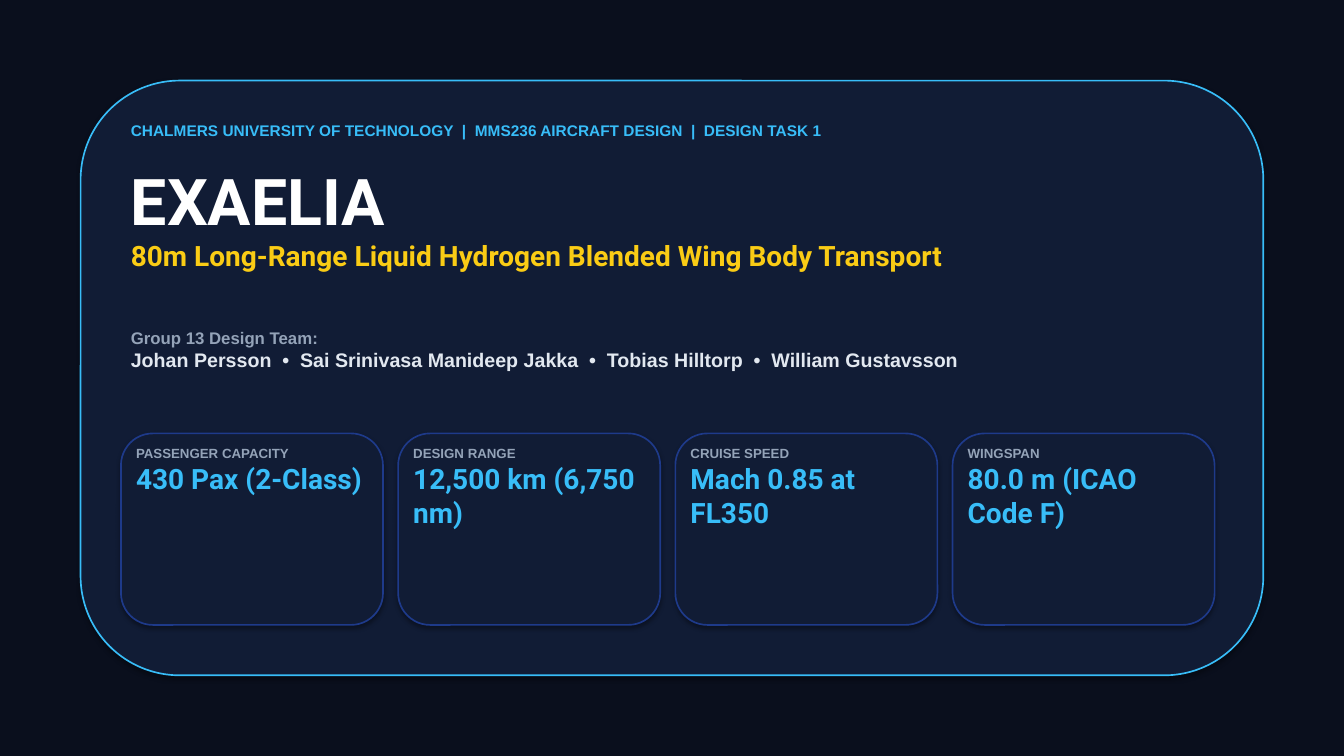
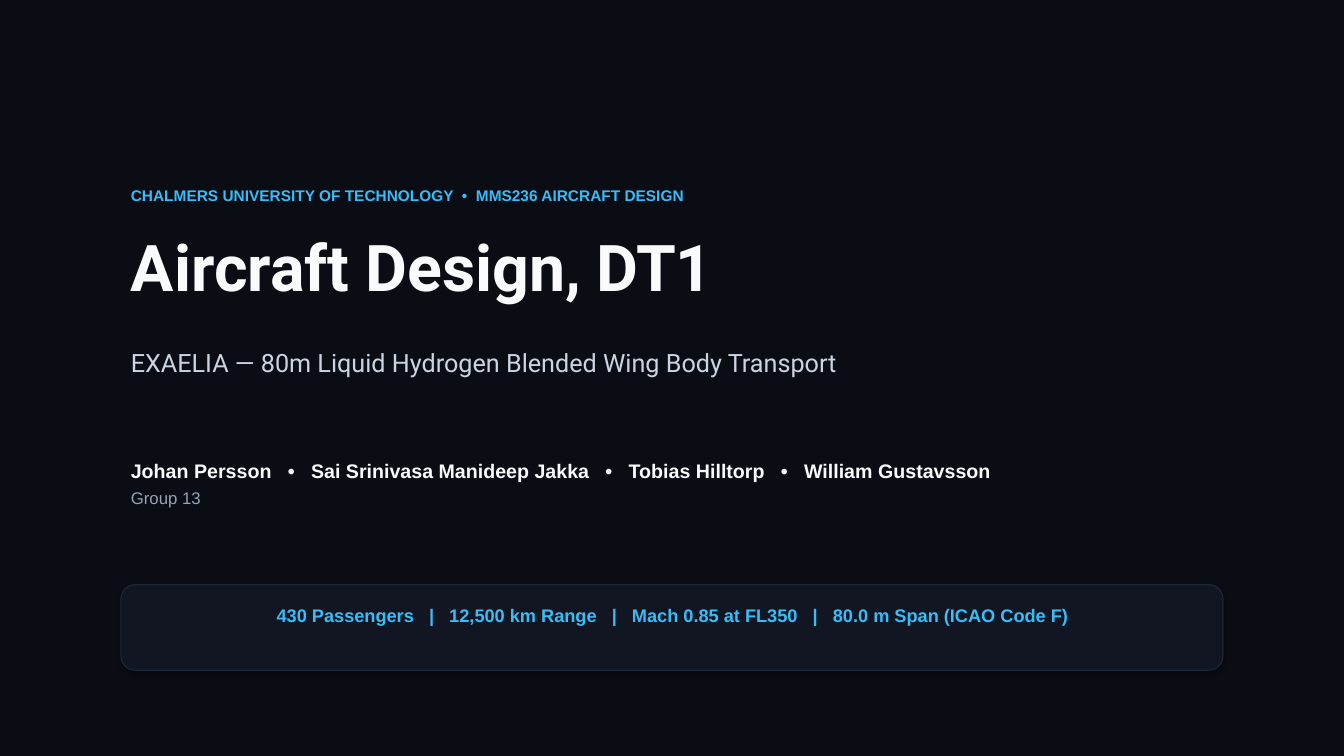
Before and after one commit to Deeprockz22/Aircraft-Design, a slide deck: slide 1 of Aircraft_Design_DT1_EXAELIA_Group13.pptx. Drawn at 1344x756 pixels with LibreOffice and Linux fonts; fonts in the diff are those of the drawing. Boxes give left, top, right and bottom in pixels: in the first picture for what was removed or moved away, otherwise in the second. Text is boxed around its words. In the diff, an @@ line names an element or a change of style, - is before the commit and + after.

Commit message:
Refactor presentation to ultra-minimalist dark studio aesthetic (Group 13 MMS236 DT1)

```diff
--- a/Aircraft_Design_DT1_EXAELIA_Group13.pptx
+++ b/Aircraft_Design_DT1_EXAELIA_Group13.pptx
@@ background #0A0F1D to #0A0D14 @@
@@ rounded rectangle removed at [81,81,1263,676] @@
@@ text at [131,190,684,201]: text changed @@
-CHALMERS UNIVERSITY OF TECHNOLOGY | MMS236 AIRCRAFT DESIGN | DESIGN TASK 1
+CHALMERS UNIVERSITY OF TECHNOLOGY • MMS236 AIRCRAFT DESIGN
@@ text added at [131,242,713,305], 46 pt, text #F8FAFC, bold @@
+Aircraft Design, DT1
@@ text at [131,353,837,378]: text changed; size 20 to 18 pt; text colour #FACC15 to #CBD5E1; bold off @@
-EXAELIA
-80m Long-Range Liquid Hydrogen Blended Wing Body Transport
+EXAELIA — 80m Liquid Hydrogen Blended Wing Body Transport
@@ text at [131,332,318,348]: paragraph removed @@
-Group 13 Design Team:
@@ rounded rectangle removed at [398,434,660,625] @@
@@ text removed at [413,449,635,529] @@
-DESIGN RANGE
-12,500 km (6,750 nm)
@@ rounded rectangle removed at [676,434,938,625] @@
@@ text removed at [690,449,855,524] @@
-CRUISE SPEED
-Mach 0.85 at FL350
@@ rounded rectangle removed at [953,434,1215,625] @@
@@ text removed at [968,449,1136,529] @@
-WINGSPAN
-80.0 m (ICAO Code F)
@@ text "Johan Persson • Sai Srinivasa ...": place and size @@
-text "Johan Persson • Sai Srinivasa ..." at [131,332,957,371]
+text "Johan Persson • Sai Srinivasa ..." at [131,463,990,508]
@@ text at [131,463,990,482]: text colour #E2E8F0 to #F8FAFC @@
@@ text at [131,492,201,508]: paragraph added @@
+Group 13
@@ rounded rectangle: place and size @@
-rounded rectangle at [121,434,383,625]
+rounded rectangle at [121,585,1223,670]
@@ rounded rectangle at [121,585,1223,670]: fill #111C35 to #111622; outline #1E3A8A 1.2 pt to #1E293B 0.75 pt @@
@@ text at [277,608,1068,626]: text changed; size 9.5 to 13 pt; text colour #94A3B8 to #38BDF8 @@
-PASSENGER CAPACITY
-430 Pax (2-Class)
+430 Passengers | 12,500 km Range | Mach 0.85 at FL350 | 80.0 m Span (ICAO Code F)
```
Also in this commit, not shown: 2 other slides changed, 6 slides added, 7 slides removed, 1 other file.
